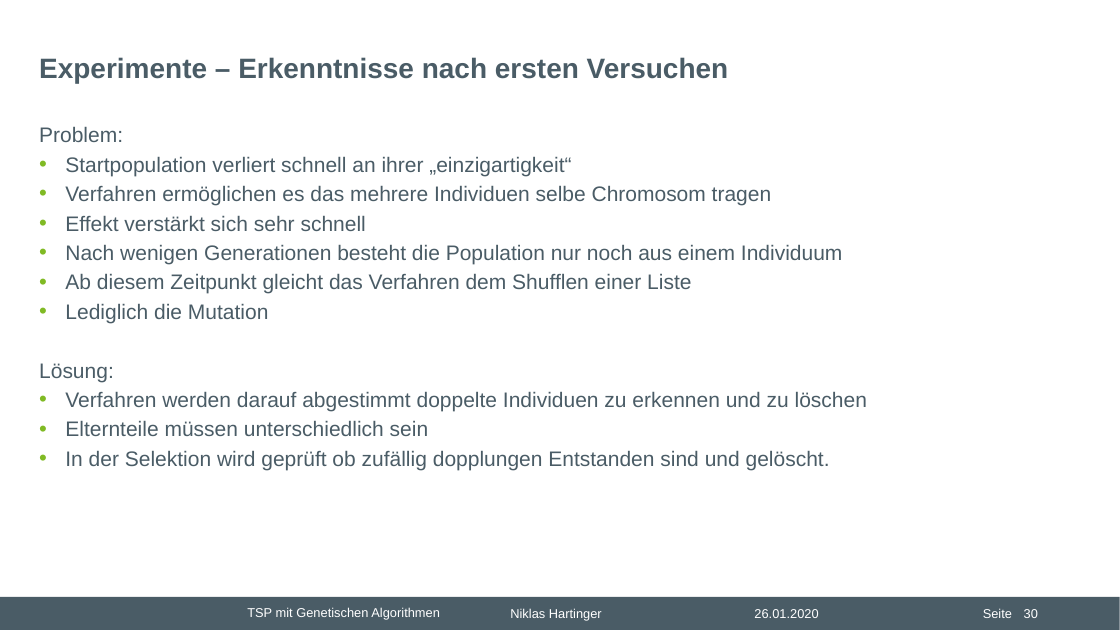
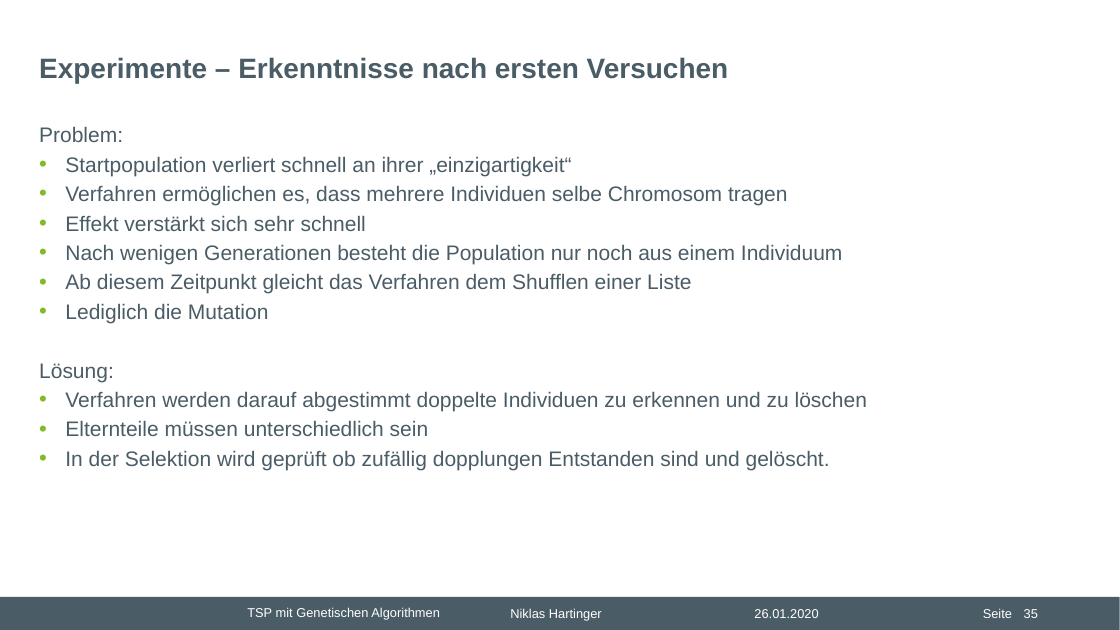
Before and after one commit to nhrt/Genetic-Algorithms, a slide deck: slide 35 of Projektvortrag/Präsentation Projektvortrag.pptx (slide 30 before the commit). Drawn at 1120x630 pixels with LibreOffice and Linux fonts; fonts in the diff are those of the drawing; background and template pictures are left out. Boxes give left, top, right and bottom in pixels: in the first picture for what was removed or moved away, otherwise in the second. Text is boxed around its words. In the diff, an @@ line names an element or a change of style, - is before the commit and + after.

```diff
--- a/Projektvortrag/Präsentation Projektvortrag.pptx
+++ b/Projektvortrag/Präsentation Projektvortrag.pptx
@@ text at [65,186,787,206]: text changed @@
-• Verfahren ermöglichen es das mehrere Individuen selbe Chromosom tragen
+• Verfahren ermöglichen es, dass mehrere Individuen selbe Chromosom tragen
@@ page number at [1024,609,1038,618]: text changed @@
-30
+35
```
Also in this commit, not shown: 11 other slides changed, 17 slides added, 6 slides removed, 14 other files.
